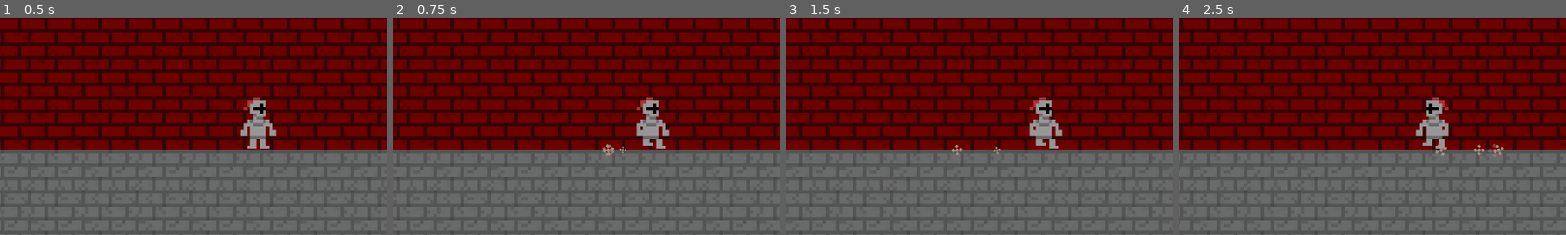
Above: before the commit, frames 1-4 (left to right).
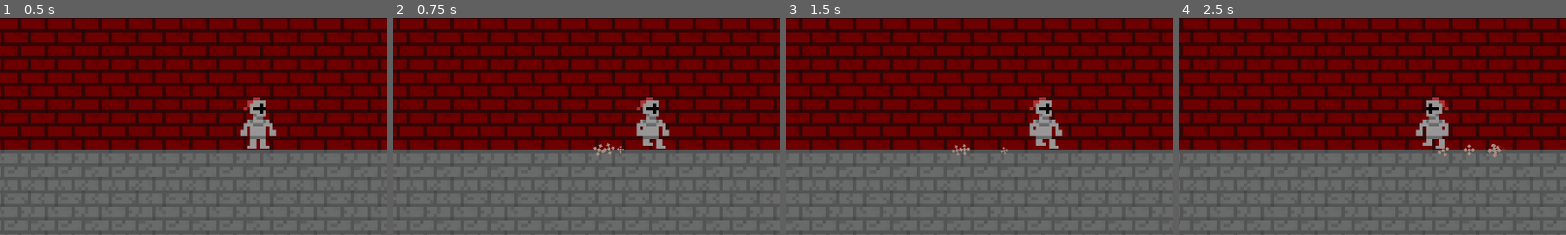
Above: after the commit, the same moments.

Repository: Owen-Harper25/Hollow-Clone
Game: Godot game, scene res://Scenes/testmap.tscn
Same seed, same stepped clock (60 frames per second), same inputs: the game is played once before the commit and once after it.
Inputs:
- Up to frame 1 (0.5 s): no input
- Up to frame 2 (0.75 s): hold D (right) from 0.53 s (still down); tap Shift (sprint) at 0.6 s
- Up to frame 3 (1.5 s): keep holding D (right); tap Space (jump) at 0.77 s; tap Shift (sprint) at 1.35 s
- Up to frame 4 (2.5 s): tap Space (jump) at 1.52 s; release D (right) at 2.03 s; hold A (left) from 2.03 s (still down); tap Shift (sprint) at 2.1 s
The pictures show only the part of the screen within x 17-67%, y 26-76%; the shares and areas given below are measured in that part.

Frame 1 is identical in both runs. In frame 2, 0.2% of the frame differs, in the area x 51-61%, y 57-64%; in frame 3, 0.1%; in frame 4, 0.3%, in the area x 66-84%, y 58-65%.

Commit message:
Lifetime adjustment

Diff:
--- a/Scenes/DustParticle.tscn
+++ b/Scenes/DustParticle.tscn
@@ -3,12 +3,13 @@
 [ext_resource type="Texture2D" uid="uid://bal0ovoru8dqd" path="res://Assets/Sprites/x particle.png" id="1_qjm3n"]
 
 [sub_resource type="Gradient" id="Gradient_qjm3n"]
-offsets = PackedFloat32Array(0.5479452, 1)
+offsets = PackedFloat32Array(0.80136985, 1)
 colors = PackedColorArray(1, 1, 1, 1, 1, 1, 1, 0)
 
 [node name="CPUParticles2D" type="CPUParticles2D"]
 show_behind_parent = true
 z_index = 1
+scale = Vector2(5.066025, -0.42183766)
 emitting = false
 amount = 2
 texture = ExtResource("1_qjm3n")
@@ -16,6 +17,8 @@
 one_shot = true
 randomness = 0.31
 lifetime_randomness = 0.18
+emission_shape = 1
+emission_sphere_radius = 1.0
 spread = 108.09
 gravity = Vector2(0, 5)
 angular_velocity_max = 59.38
